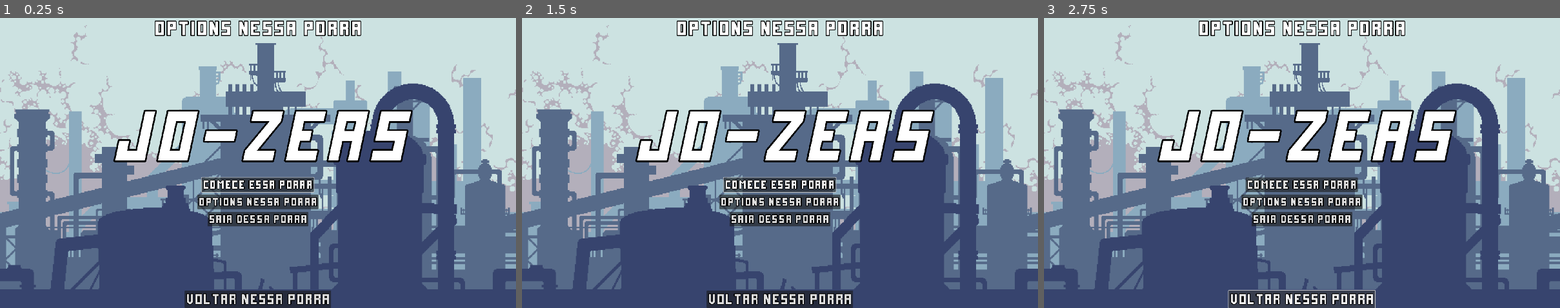
Above: before the commit, frames 1-3 (left to right).
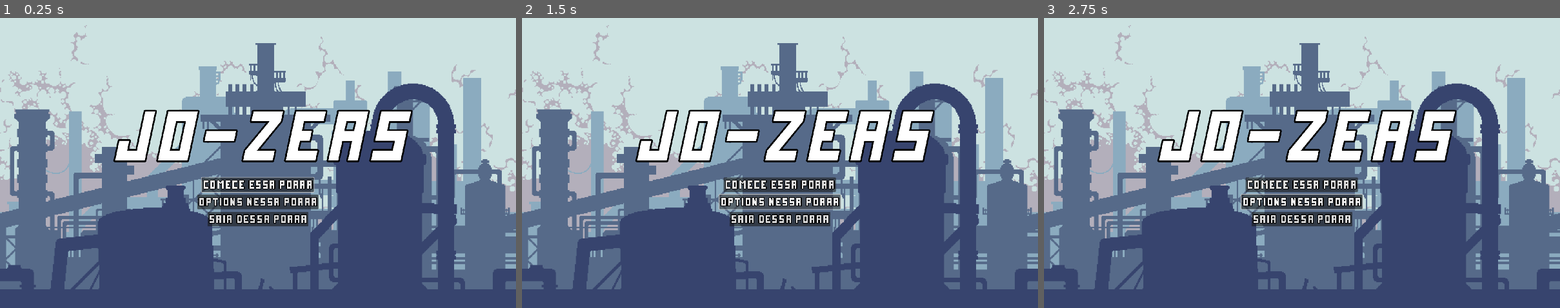
Above: after the commit, the same moments.

Repository: Harry32/ThinkyGameJam
Game: Godot game, scene res://scenes/main_screen/main_screen.tscn
Two runs of this game, one before a commit and one after it. Both use one fixed random seed, a clock stepped at 60 frames per second and the inputs below. This scene is started directly instead of the project's main scene.
Inputs (mouse positions are in pixels of both pictures, inside the frame that each line leads up to):
- Up to frame 1 (0.25 s): no input
- Up to frame 2 (1.5 s): click "COMECE ESSA PORRA" at 0.5 s; click "OPTIONS NESSA PORRA" at 1.25 s
- Up to frame 3 (2.75 s): click (1302, 299) at 2 s, where only the run before the commit has a clickable "VOLTAR NESSA PORRA"

The runs differ from the first frame. In frame 1, 3.2% of the frame differs, in the area x 30-70%, y 0-100%; in frame 2, 3.5%; in frame 3, 3.4%.

Commit message:
Funcionando alguma coisa

Diff:
--- a/scenes/main_screen/main_screen.tscn
+++ b/scenes/main_screen/main_screen.tscn
@@ -1,12 +1,11 @@
-[gd_scene load_steps=6 format=3 uid="uid://dc2wbwumamy40"]
+[gd_scene load_steps=5 format=3 uid="uid://kdukj0xupmqt"]
 
 [ext_resource type="Script" path="res://scripts/main_screen.gd" id="1_ywyvh"]
 [ext_resource type="Texture2D" uid="uid://de66buqmg0y4o" path="res://graphics/backgrounds/Background.png" id="2_wc0qp"]
 [ext_resource type="FontFile" uid="uid://ctoins8y01jnt" path="res://graphics/fonts/FutureMillennium Italic.ttf" id="3_nwq1g"]
 [ext_resource type="FontFile" uid="uid://q0ai3wfelumn" path="res://graphics/fonts/FutureMillennium.ttf" id="4_3bnj4"]
-[ext_resource type="PackedScene" uid="uid://1mka5jp12ppe" path="res://scenes/options_screen/options_screen.tscn" id="5_eb152"]
 
-[node name="main_screen" type="Control"]
+[node name="MainScreen" type="Control"]
 layout_mode = 3
 anchors_preset = 15
 anchor_right = 1.0
@@ -33,13 +32,13 @@
 grow_horizontal = 2
 grow_vertical = 2
 
-[node name="controls" type="VBoxContainer" parent="MarginContainer"]
+[node name="Controls" type="VBoxContainer" parent="MarginContainer"]
 layout_mode = 2
 size_flags_horizontal = 4
 size_flags_vertical = 4
 theme_override_constants/separation = 10
 
-[node name="Label" type="Label" parent="MarginContainer/controls"]
+[node name="Label" type="Label" parent="MarginContainer/Controls"]
 layout_mode = 2
 theme_override_colors/font_outline_color = Color(0, 0, 0, 1)
 theme_override_constants/outline_size = 25
@@ -49,7 +48,7 @@
 horizontal_alignment = 1
 vertical_alignment = 1
 
-[node name="start_button" type="Button" parent="MarginContainer/controls"]
+[node name="StartButton" type="Button" parent="MarginContainer/Controls"]
 layout_mode = 2
 size_flags_horizontal = 4
 size_flags_vertical = 4
@@ -59,7 +58,7 @@
 theme_override_font_sizes/font_size = 40
 text = "COMECE ESSA PORRA"
 
-[node name="options_button" type="Button" parent="MarginContainer/controls"]
+[node name="OptionsButton" type="Button" parent="MarginContainer/Controls"]
 layout_mode = 2
 size_flags_horizontal = 4
 size_flags_vertical = 4
@@ -69,7 +68,7 @@
 theme_override_font_sizes/font_size = 40
 text = "OPTIONS NESSA PORRA"
 
-[node name="quit_button" type="Button" parent="MarginContainer/controls"]
+[node name="QuitButton" type="Button" parent="MarginContainer/Controls"]
 layout_mode = 2
 size_flags_horizontal = 4
 size_flags_vertical = 4
@@ -79,5 +78,6 @@
 theme_override_font_sizes/font_size = 40
 text = "SAIR DESSA PORRA"
 
-[node name="options_screen" parent="." instance=ExtResource("5_eb152")]
-layout_mode = 1
+[connection signal="pressed" from="MarginContainer/Controls/StartButton" to="." method="_on_start_button_pressed"]
+[connection signal="pressed" from="MarginContainer/Controls/OptionsButton" to="." method="_on_options_button_pressed"]
+[connection signal="pressed" from="MarginContainer/Controls/QuitButton" to="." method="_on_quit_button_pressed"]
--- a/scenes/options_screen/options_screen.tscn
+++ b/scenes/options_screen/options_screen.tscn
@@ -3,7 +3,7 @@
 [ext_resource type="FontFile" uid="uid://q0ai3wfelumn" path="res://graphics/fonts/FutureMillennium.ttf" id="1_5jjkg"]
 [ext_resource type="Script" path="res://scripts/options_screen.gd" id="1_y1bx8"]
 
-[node name="options_screen" type="Control"]
+[node name="OptionsScreen" type="Control"]
 layout_mode = 3
 anchors_preset = 15
 anchor_right = 1.0
@@ -33,7 +33,7 @@
 horizontal_alignment = 1
 vertical_alignment = 1
 
-[node name="exit_button" type="Button" parent="MarginContainer/VBoxContainer"]
+[node name="ExitButton" type="Button" parent="MarginContainer/VBoxContainer"]
 layout_mode = 2
 size_flags_horizontal = 4
 size_flags_vertical = 10
@@ -42,3 +42,5 @@
 theme_override_fonts/font = ExtResource("1_5jjkg")
 theme_override_font_sizes/font_size = 50
 text = "VOLTAR NESSA PORRA"
+
+[connection signal="pressed" from="MarginContainer/VBoxContainer/ExitButton" to="." method="_on_exit_button_pressed"]
--- /dev/null
+++ b/scenes/screens/screen.tscn
@@ -0,0 +1,6 @@
+[gd_scene load_steps=2 format=3 uid="uid://cq4s422r8w73v"]
+
+[ext_resource type="Script" path="res://scripts/screen.gd" id="1_5st45"]
+
+[node name="Screen" type="Node"]
+script = ExtResource("1_5st45")
--- a/scripts/main_screen.gd
+++ b/scripts/main_screen.gd
@@ -1,35 +1,21 @@
-class_name main_screen
 extends Control
 
-@onready var start_button = $MarginContainer/controls/start_button as Button
-@onready var quit_button = $MarginContainer/controls/quit_button as Button
-@onready var options_button = $MarginContainer/controls/options_button as Button
+var options_screen = preload("res://scenes/options_screen/options_screen.tscn")
+@onready var start_button = $MarginContainer/Controls/StartButton
 
-@onready var options_menu = $options_screen as options_screen
-@onready var mar_cont = $MarginContainer as MarginContainer
+signal main_screen_events(scene: PackedScene)
 
-@onready var start_level = preload("res://scenes/levels/level.tscn") as PackedScene
+func _ready():
+	start_button.grab_focus()
 
 
-func _ready():
-	connecting_signals()
-
-func on_start_pressed() -> void:
-	get_tree().change_scene_to_packed(start_level)
-
-func on_options_pressed() -> void:
-	mar_cont.visible = false
-	options_menu.visible = true
-
-func on_quit_pressed() -> void:
-	get_tree().quit()
-
-func on_exit_options_screen() -> void:
+func _on_start_button_pressed():
 	pass
 
-func connecting_signals() -> void:
-	start_button.grab_focus()
-	start_button.button_down.connect(on_start_pressed)
-	options_button.button_down.connect(on_options_pressed)
-	quit_button.button_down.connect(on_quit_pressed)
-	options_menu.exit_options_screen.connect(on_exit_options_screen)
+
+func _on_options_button_pressed():
+	main_screen_events.emit(options_screen)
+
+
+func _on_quit_button_pressed():
+	get_tree().quit()
--- a/scripts/options_screen.gd
+++ b/scripts/options_screen.gd
@@ -1,14 +1,13 @@
-class_name options_screen
 extends Control
 
-@onready var exit_button = $MarginContainer/VBoxContainer/exit_button as Button
+var main_screen = preload("res://scenes/main_screen/main_screen.tscn")
+@onready var exit_button = $MarginContainer/VBoxContainer/ExitButton
 
-signal exit_options_screen
+signal options_screen_events(scene: PackedScene)
 
 func _ready():
-	exit_button.button_down.connect(on_exit_pressed)
-	set_process(false)
+	exit_button.grab_focus()
 
-func on_exit_pressed() -> void:
-	exit_options_screen.emit()
-	set_process(false)
+
+func _on_exit_button_pressed():
+	options_screen_events.emit(main_screen)
--- /dev/null
+++ b/scripts/screen.gd
@@ -0,0 +1,16 @@
+extends Node
+
+
+func _ready():
+	var main_screen = preload("res://scenes/main_screen/main_screen.tscn")
+	var instance = main_screen.instantiate()
+	call_deferred("add_child", instance)
+	instance.connect("main_screen_events", change_scene)
+
+
+func change_scene(scene: PackedScene) -> void:
+	if get_child_count() > 0:
+		get_child(0).queue_free()
+	var instance = scene.instantiate()
+	call_deferred("add_child", instance)
+	instance.connect("options_screen_events", change_scene)
